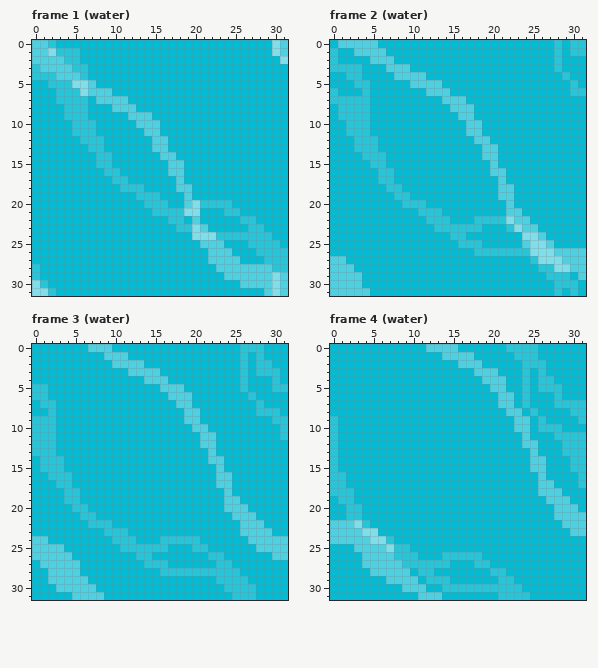
Two states of a pixel-art file, Assets/AnimationImporter-master/water.ase. Above: the version before the commit.
32x32 pixels, 16 frames. Shown: frame 1 (water), frame 2 (water), frame 3 (water), frame 4 (water). The commit also changed other frames, which this record leaves out.
After the commit:
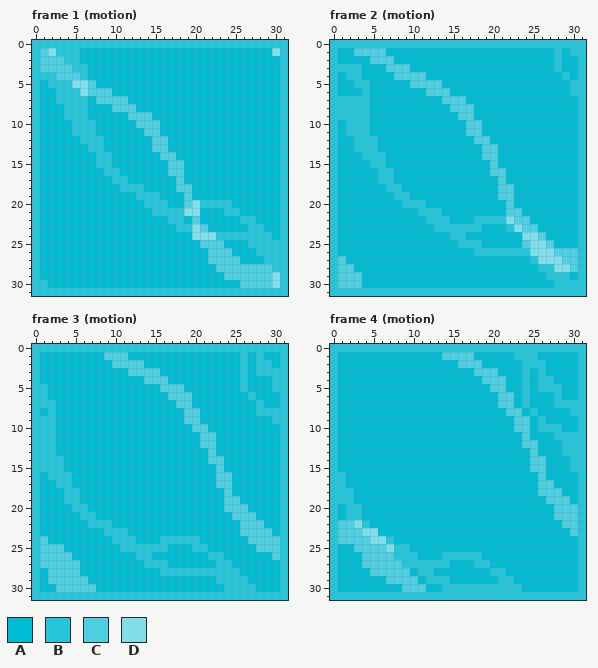
Palette (. is transparent): A #00bcd4  B #26c6da  C #4dd0e1  D #80deea
Change:
layer "Layer 1" added
Changed rows in their new state; - is an unchanged pixel.
Frame 1 (motion), layer "Layer 1":
first column x 0:
 0 BB-BBBBBBBBBBBBBBBBBBBBBBBBBBBBB
 1 B------------------------------B
 2 B------------------------------B
 3 -------------------------------B
 4 -------------------------------B
 5 B------------------------------B
 6 B------------------------------B
 7 B------------------------------B
 8 B------------------------------B
 9 B------------------------------B
10 B------------------------------B
11 B------------------------------B
12 B------------------------------B
13 B------------------------------B
14 B------------------------------B
15 B------------------------------B
16 B------------------------------B
17 B------------------------------B
18 B------------------------------B
19 B------------------------------B
20 B------------------------------B
21 B------------------------------B
22 B------------------------------B
23 B------------------------------B
24 B------------------------------B
25 B------------------------------B
26 B-------------------------------
27 B-------------------------------
29 -------------------------------B
30 B------------------------------B
31 BB-BBBBBBBBBBBBBBBBBBBBBBBBBBBBB
Frame 2 (motion), layer "Layer 1":
first column x 0:
 0 BBBBBBBBBBBBBBBBBBBBBBBBBBBB-B--
 2 -------------------------------B
 3 -------------------------------B
 4 B------------------------------B
 5 B------------------------------B
 7 -------------------------------B
 8 B------------------------------B
 9 B------------------------------B
10 B------------------------------B
11 B------------------------------B
12 B------------------------------B
13 B------------------------------B
14 B------------------------------B
15 B------------------------------B
16 B------------------------------B
17 B------------------------------B
18 B------------------------------B
19 B------------------------------B
20 B------------------------------B
21 B------------------------------B
22 B------------------------------B
23 B------------------------------B
24 B------------------------------B
25 B------------------------------B
26 B------------------------------B
27 B------------------------------B
28 B------------------------------B
29 B------------------------------B
30 B------------------------------B
31 BBBBBBBBBBBBBBBBBBBBBBBBBBBB-B-B
Frame 3 (motion), layer "Layer 1":
first column x 0:
 0 BBBBBBBBBBBBBBBBBBBBBBBBBB---BBB
 1 B------------------------------B
 2 B------------------------------B
 3 B------------------------------B
 4 B------------------------------B
 6 -------------------------------B
 7 B------------------------------B
 8 B------------------------------B
first column x 0:
12 -------------------------------B
13 -------------------------------B
14 B------------------------------B
15 B------------------------------B
16 B------------------------------B
17 B------------------------------B
18 B------------------------------B
19 B------------------------------B
20 B------------------------------B
21 B------------------------------B
22 B------------------------------B
23 B------------------------------B
24 B------------------------------B
25 B------------------------------B
26 B------------------------------B
27 B------------------------------B
28 B------------------------------B
29 B------------------------------B
30 B------------------------------B
31 BBBBBBBBBBBBBBBBBBBBBBBBB---BBBB
Frame 4 (motion), layer "Layer 1":
first column x 0:
 0 BBBBBBBBBBBBBBBBBBBBBB----BBBBBB
 1 B------------------------------B
 2 B------------------------------B
 3 B------------------------------B
 4 B------------------------------B
 5 B------------------------------B
 6 B------------------------------B
 7 B-------------------------------
 8 B-------------------------------
10 -------------------------------B
first column x 0:
18 -------------------------------B
19 B------------------------------B
20 B------------------------------B
21 B------------------------------B
22 B------------------------------B
23 B------------------------------B
24 B------------------------------B
25 B------------------------------B
26 B------------------------------B
27 B------------------------------B
28 B------------------------------B
29 B------------------------------B
30 B------------------------------B
31 BBBBBBBBBBBBBBBBBBBBB----BBBBBBB
Pixel boxes of the changes (left, top, right, bottom) in both pictures:
changed: (32, 40, 288, 296)
changed: (330, 40, 586, 296)
changed: (32, 344, 288, 416)
changed: (32, 440, 288, 600)
changed: (330, 344, 586, 432)
changed: (530, 488, 586, 600)
changed: (330, 496, 498, 600)
